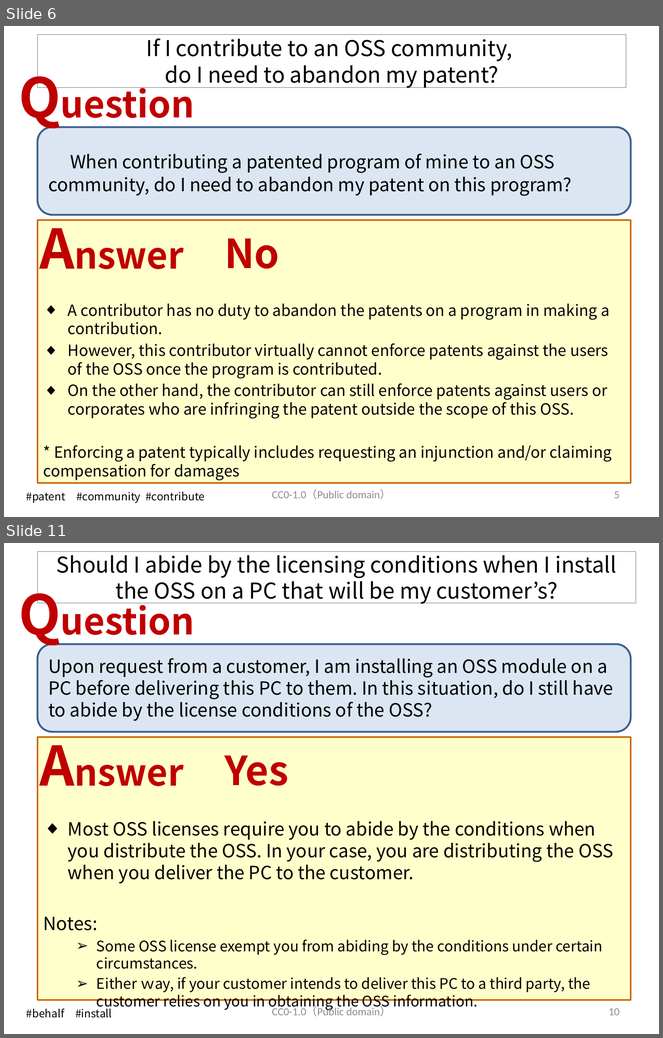
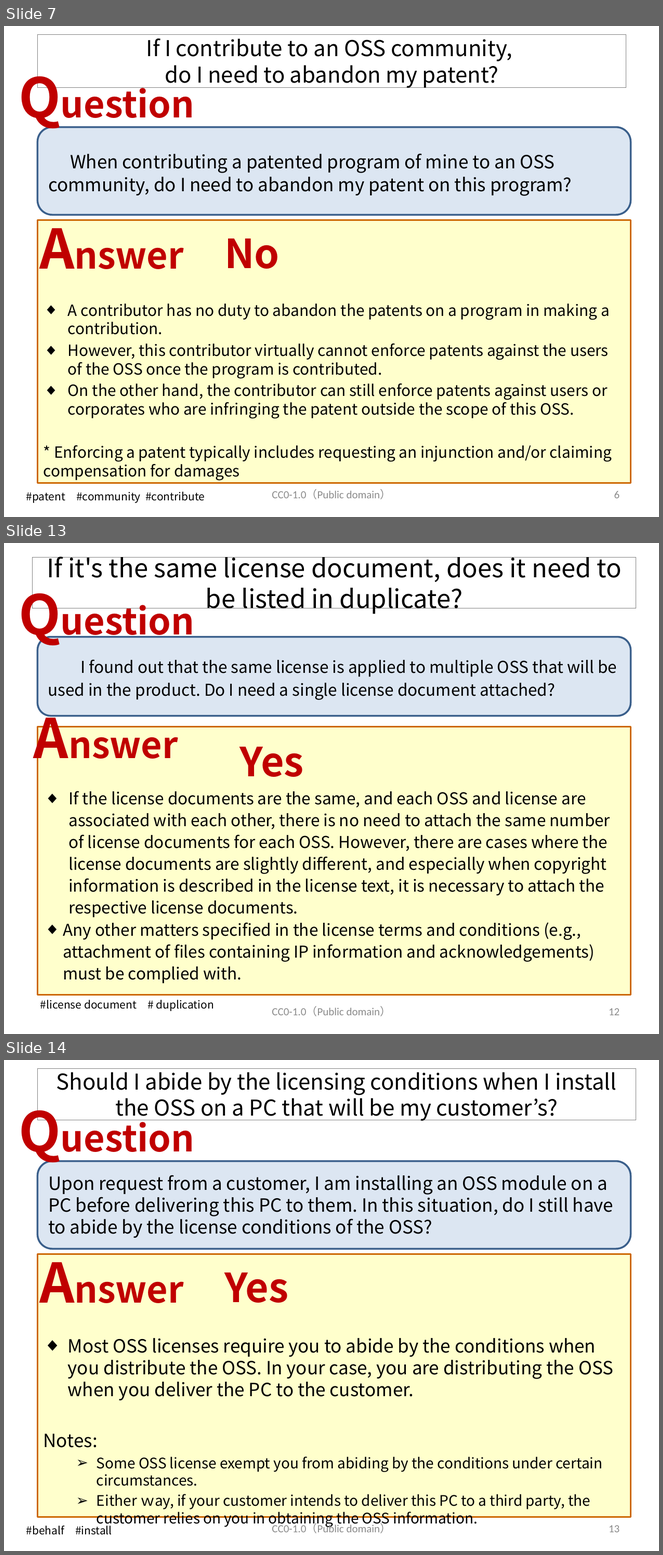
Before and after one commit to OpenChain-Project/OpenChain-JWG, a slide deck: Education_Material/FAQ/Misunderstandings_of_OSS_licenses_CC0.pptx. Shown one above the other, each under a label of ours: slides 6 and 11 before the commit, slides 7, 13 and 14 after it; the slides between them are not shown. The pictures are 663x1038 and 663x1555 pixels, drawn with LibreOffice and Linux fonts; fonts in the diff are those of the drawing. Boxes give left, top, right and bottom in pixels: in the first picture for what was removed or moved away, otherwise in the second. Text is boxed around its words. In the diff, an @@ line names an element or a change of style, - is before the commit and + after.

```diff
--- a/Education_Material/FAQ/Misunderstandings_of_OSS_licenses_CC0.pptx
+++ b/Education_Material/FAQ/Misunderstandings_of_OSS_licenses_CC0.pptx
@@ slide 13 added at (x1=4, y1=543, x2=659, y2=1034), background #FFFFFF @@
@@ title added at (x1=32, y1=558, x2=636, y2=609), outline #808080 0.75 pt, 28 pt, text #000000 @@
+If it's the same license document, does it need to be listed in duplicate?
@@ text added at (x1=12, y1=577, x2=213, y2=650), 40 pt, text #C00000, bold @@
+Question
@@ rounded rectangle added at (x1=37, y1=637, x2=631, y2=716), fill #DCE6F2, outline #3A5F8C 2 pt, 18 pt, text #000000 @@
+I found out that the same license is applied to multiple OSS that will be used in the product. Do I need a single license document attached?
@@ text added at (x1=27, y1=700, x2=199, y2=773), 40 pt, text #C00000, bold @@
+Answer
@@ rectangle added at (x1=37, y1=727, x2=631, y2=995), fill #FFFFCC, outline #CC6600 2 pt @@
@@ text added at (x1=240, y1=747, x2=304, y2=777), 44 pt, text #C00000, bold @@
+Yes
@@ text added at (x1=63, y1=791, x2=611, y2=984), 18 pt, text #000000 @@
+◆ If the license documents are the same, and each OSS and license are associated with each other, there is no need to attach the same number of license documents for each OSS. However, there are cases where the license documents are slightly different, and especially when copyright information is described in the license text, it is necessary to attach the respective license documents.
+◆ Any other matters specified in the license terms and conditions (e.g., attachment of files containing IP information and acknowledgements) must be complied with.
@@ text added at (x1=40, y1=1000, x2=215, y2=1012), 12 pt, text #000000 @@
+#license document # duplication
@@ text added at (x1=272, y1=1006, x2=391, y2=1017), 12 pt, text #8C8C8C @@
+CC0-1.0（Public domain）
@@ page number added at (x1=609, y1=1008, x2=620, y2=1016), 12 pt, text #8C8C8C @@
+12
@@ what was slide 6 is now slide 7 @@
@@ page number at (x1=614, y1=491, x2=620, y2=499): text changed @@
-5
+6
@@ what was slide 11 is now slide 14 @@
@@ page number at (x1=609, y1=1525, x2=620, y2=1533): text changed @@
-10
+13
```
Also in this commit, not shown: 18 slides changed, 8 other slides added.
